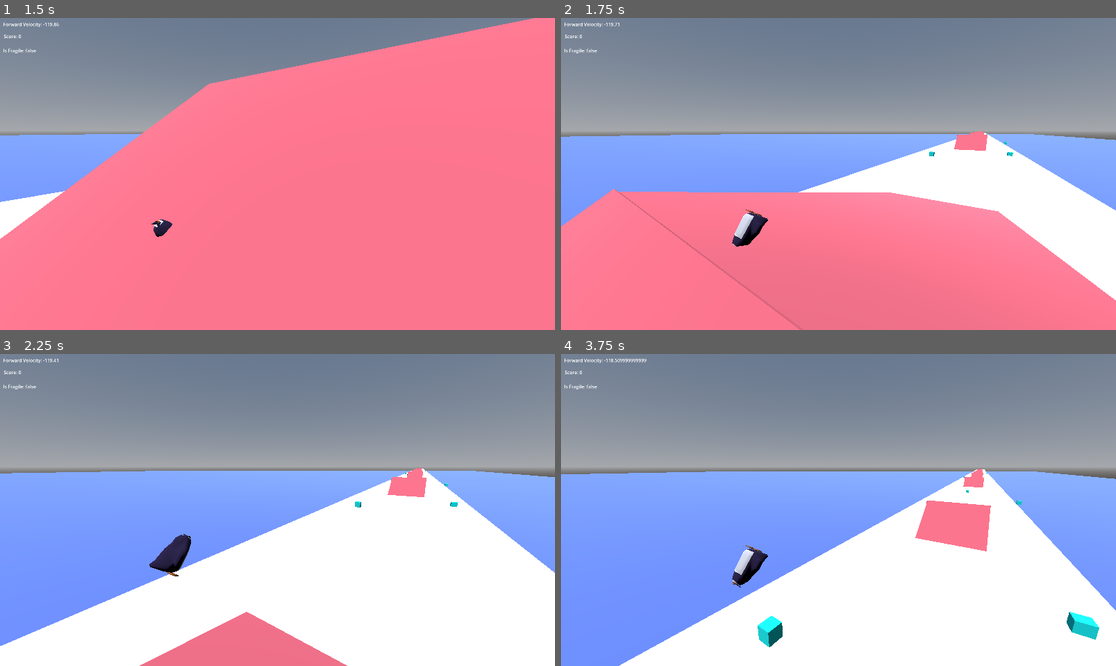
Above: before the commit, frames 1-4 (two rows, left to right).
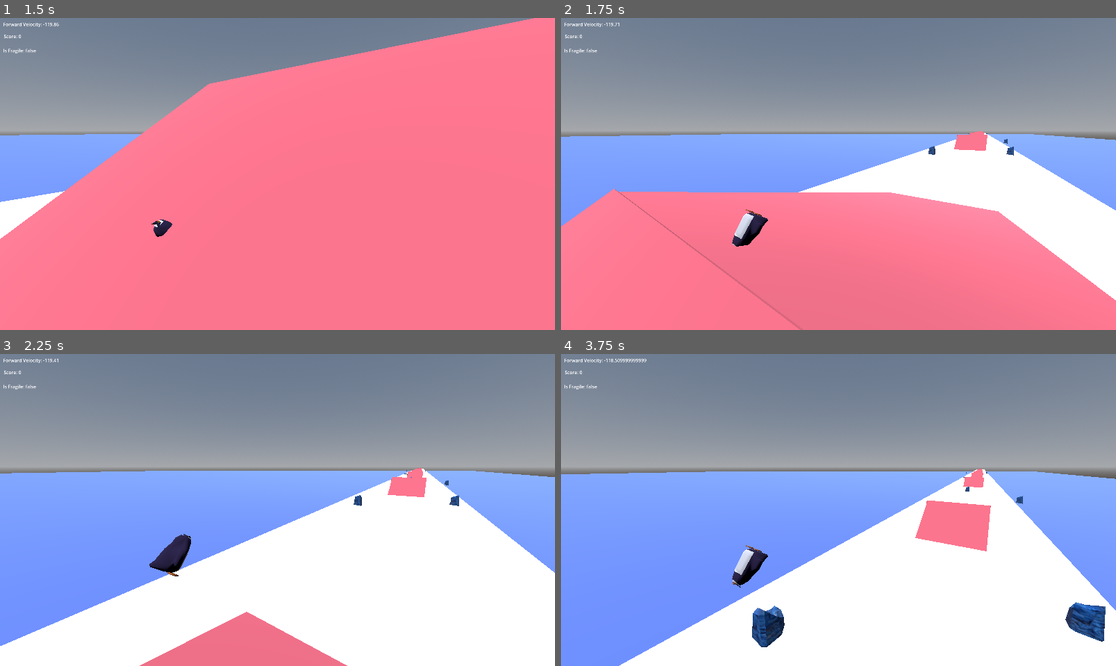
Above: after the commit, the same moments.

Repository: Emerald6468/FlipTheBird
Game: Godot game, scene res://Scenes/UI/MainMenu.tscn
Two runs of this game, one before a commit and one after it. Both use one fixed random seed, a clock stepped at 60 frames per second and the inputs below.
Inputs:
- Up to frame 1 (1.5 s): click "Start Game" at 0.5 s; tap Enter (ui_accept) at 1.25 s; hold W (Forward) from 1.28 s (still down); hold Space (red_action) from 1.28 s (still down)
- Up to frame 2 (1.75 s): keep holding W (Forward); keep holding Space (red_action); tap Enter (ui_accept) at 1.52 s
- Up to frame 3 (2.25 s): keep holding W (Forward); release Space (red_action) at 2.03 s; tap Space (red_action) at 2.1 s
- Up to frame 4 (3.75 s): keep holding W (Forward); tap Enter (ui_accept) at 2.27 s; hold Space (red_action) 2.78-3.53 s; tap Space (red_action) at 3.6 s

Frame 1 is identical in both runs. In frame 2, less than 0.1% of the frame differs, in the area x 66-82%, y 36-45%; in frame 3, 0.1%; in frame 4, 1.3%, in the area x 34-99%, y 37-94%.

Commit message:
rocks implemented and randomized

Diff:
--- a/flip,-the-bird/Scenes/Prefabs/rock.tscn
+++ b/flip,-the-bird/Scenes/Prefabs/rock.tscn
@@ -1,21 +1,29 @@
 [gd_scene format=3 uid="uid://buc5mi1l0tx4e"]
+
+[ext_resource type="Script" uid="uid://ba60iphbwshhu" path="res://Scripts/rock.gd" id="1_h50sj"]
+[ext_resource type="PackedScene" uid="uid://yg8u8uonbo4y" path="res://Assets/texturedrock1.glb" id="2_8cygp"]
+[ext_resource type="PackedScene" uid="uid://3gqrbt2ocvvj" path="res://Assets/texturedrock2.glb" id="3_uwvux"]
+[ext_resource type="PackedScene" uid="uid://ctw1wccvs7cta" path="res://Assets/texturedrock3.glb" id="4_8hcoq"]
 
 [sub_resource type="BoxShape3D" id="BoxShape3D_bseyl"]
 
-[sub_resource type="StandardMaterial3D" id="StandardMaterial3D_fldgw"]
-albedo_color = Color(0, 1, 1, 1)
-
-[sub_resource type="BoxMesh" id="BoxMesh_ompd4"]
-material = SubResource("StandardMaterial3D_fldgw")
-
 [node name="Rock" type="Node3D" unique_id=1886200248 groups=["Obstacle"]]
 transform = Transform3D(5, 0, 0, 0, 5, 0, 0, 0, 5, 0, 0, 0)
+script = ExtResource("1_h50sj")
+
+[node name="texturedrock1" parent="." unique_id=1000803135 instance=ExtResource("2_8cygp")]
+visible = false
+
+[node name="texturedrock2" parent="." unique_id=350675437 instance=ExtResource("3_uwvux")]
+visible = false
+
+[node name="texturedrock3" parent="." unique_id=2110928528 instance=ExtResource("4_8hcoq")]
+transform = Transform3D(1, 0, 0, 0, 1, 0, 0, 0, 1, 0, -1.2828188, 0)
+visible = false
 
 [node name="rocky" type="Area3D" parent="." unique_id=1535179531 groups=["Obstacle"]]
 collision_layer = 3
 
 [node name="CollisionShape3D" type="CollisionShape3D" parent="rocky" unique_id=286554116]
 shape = SubResource("BoxShape3D_bseyl")
-
-[node name="MeshInstance3D" type="MeshInstance3D" parent="rocky/CollisionShape3D" unique_id=288996928]
-mesh = SubResource("BoxMesh_ompd4")
+debug_color = Color(0, 0.6, 0.69803923, 0.9137255)
--- a/flip,-the-bird/Scripts/player.gd
+++ b/flip,-the-bird/Scripts/player.gd
@@ -81,7 +81,7 @@
 	#fall faster when looking down
 	if current_angle < 90 and current_angle > 0 and !is_flipping:
 		if close_to_hill:
-			print("snap")
+			#print("snap")
 			set_floor_snap_length(3.0)
 		velocity.y -= 2
 		if current_angle <=90 and current_angle <=  75:
--- /dev/null
+++ b/flip,-the-bird/Scripts/rock.gd
@@ -0,0 +1,20 @@
+extends Node3D
+@onready var rock_1: Node3D = $texturedrock1
+@onready var rock_2: Node3D = $texturedrock2
+@onready var rock_3: Node3D = $texturedrock3
+# Called when the node enters the scene tree for the first time.
+func _ready() -> void:
+	var num = round(randf_range(.5,3))
+	print(str(num))
+	match num:
+		1.0:
+			rock_1.show()
+		2.0:
+			rock_2.show()
+		3.0:
+			rock_3.show()
+
+
+# Called every frame. 'delta' is the elapsed time since the previous frame.
+func _process(delta: float) -> void:
+	pass
Not shown, added: flip,-the-bird/Scripts/rock.gd.uid
